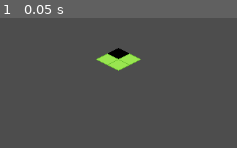
Above: before the commit, frame 1.
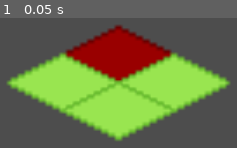
Above: after the commit, the same moment.

Repository: ckuras/GMTK-2023-Fire-Fighter
Game: Godot game, scene res://Scenes/main.tscn
Two runs of this game, one before a commit and one after it. Both use one fixed random seed, a clock stepped at 60 frames per second and the inputs below.
Inputs:
- Up to frame 1 (0.05 s): no input

The runs differ from the first frame. In frame 1, 44% of the frame differs, in the area x 2-98%, y 5-95%.
Error before the commit: Parse Error: Expected indented block after match pattern block. (res://Scripts/TurnQueue.gd:12)

Commit message:
Moved stuff around

Diff:
--- a/Scenes/main.tscn
+++ b/Scenes/main.tscn
@@ -1,19 +1,15 @@
-[gd_scene load_steps=4 format=3 uid="uid://gf6w34qsgq1w"]
+[gd_scene load_steps=3 format=3 uid="uid://gf6w34qsgq1w"]
 
 [ext_resource type="PackedScene" uid="uid://cmvhuo1g7sssa" path="res://Scenes/board.tscn" id="1_utpif"]
 [ext_resource type="Script" path="res://Scripts/TurnQueue.gd" id="2_2anat"]
-[ext_resource type="Script" path="res://Scripts/fire.gd" id="3_uvgc1"]
 
 [node name="Main" type="Node2D"]
 
 [node name="Camera2D" type="Camera2D" parent="."]
+zoom = Vector2(5, 5)
 
 [node name="Board" parent="." instance=ExtResource("1_utpif")]
 
-[node name="TurnQueue" type="Node" parent="."]
+[node name="TurnQueue" type="Node" parent="." node_paths=PackedStringArray("board")]
 script = ExtResource("2_2anat")
-board = Object(Node2D,"_import_path":NodePath(""),"unique_name_in_owner":false,"process_mode":0,"process_priority":0,"process_physics_priority":0,"process_thread_group":0,"editor_description":"","visible":true,"modulate":Color(1, 1, 1, 1),"self_modulate":Color(1, 1, 1, 1),"show_behind_parent":false,"top_level":false,"clip_children":0,"light_mask":1,"visibility_layer":1,"z_index":0,"z_as_relative":true,"y_sort_enabled":true,"texture_filter":0,"texture_repeat":0,"material":null,"use_parent_material":false,"position":Vector2(0, 0),"rotation":0.0,"scale":Vector2(1, 1),"skew":0.0,"script":Resource("res://Scripts/board.gd"))
-
-
-[node name="Fire" type="Node" parent="TurnQueue"]
-script = ExtResource("3_uvgc1")
+board = NodePath("../Board")
--- a/Scripts/TurnQueue.gd
+++ b/Scripts/TurnQueue.gd
@@ -7,9 +7,15 @@
 @export var board: Board
 var active_turn = Turn.Fire
 
+func _ready():
+	play_turn()
+
 func play_turn():
 	match active_turn:
 		Turn.Fire:
+			var tiles_on_fire: Array[Tile] = board.get_tiles_by_state(Tile.TileState.Fire)
+			for tile in tiles_on_fire:
+				print('this tile is on fire: ', tile)
 			# get all the fire nodes
 
 
--- a/Scripts/board.gd
+++ b/Scripts/board.gd
@@ -1,10 +1,9 @@
 class_name Board extends Node2D
 
-func _ready():
-	print("the fires amirite fellas")
-	print(get_tiles_by_state(Tile.TileState.Fire))
 
-func get_tiles_by_state(tile_state: Tile.TileState):
-	return $Tiles.get_children().filter(
+func get_tiles_by_state(tile_state: Tile.TileState) -> Array[Tile]:
+	var tiles: Array[Tile]
+	tiles.assign($Tiles.get_children().filter(
 		func(t): return t.state == tile_state
-	)
+	))
+	return tiles
--- a/Scripts/tile.gd
+++ b/Scripts/tile.gd
@@ -33,7 +33,7 @@
 func state_to_modulate(tile_state: TileState):
 	match tile_state:
 		0: return sprite.modulate
-		1: return sprite.modulate.inverted()
+		1: return Color.RED
 
 func tile_debug():
 	print("Tile ID: ", tile_id)
